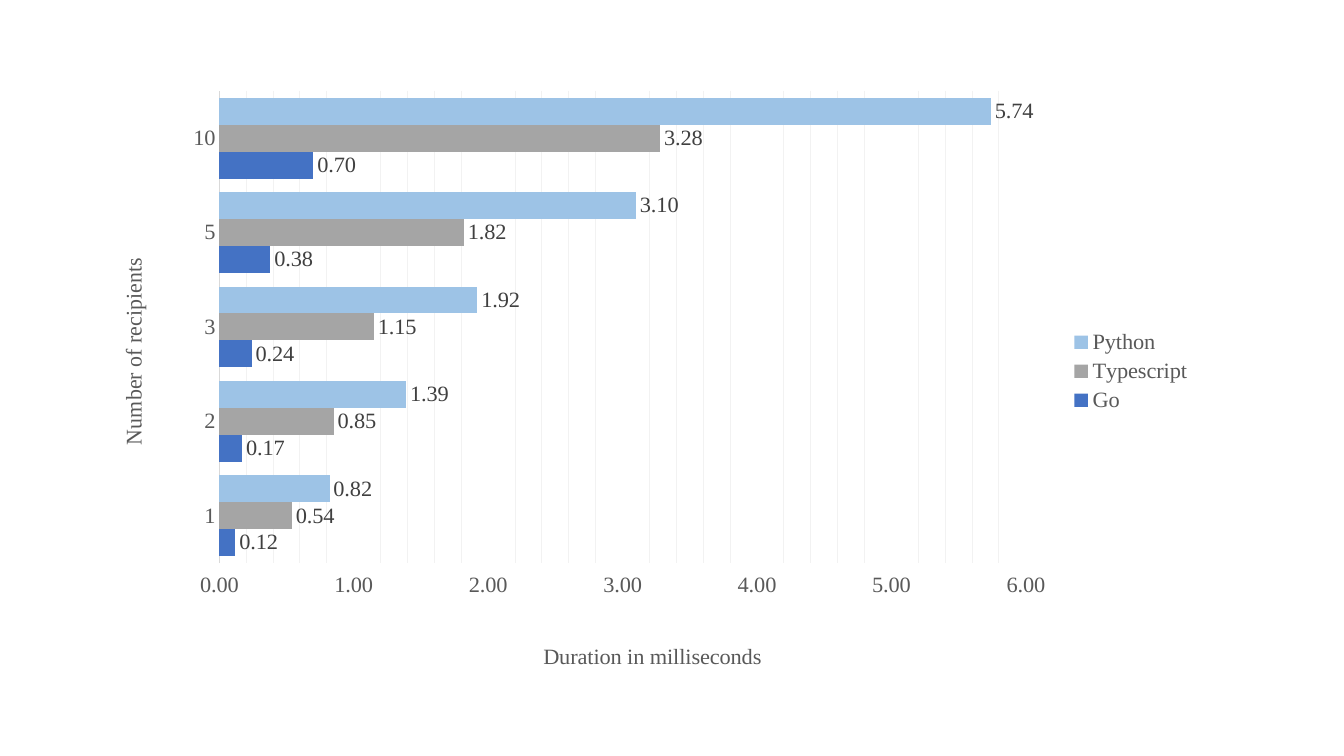
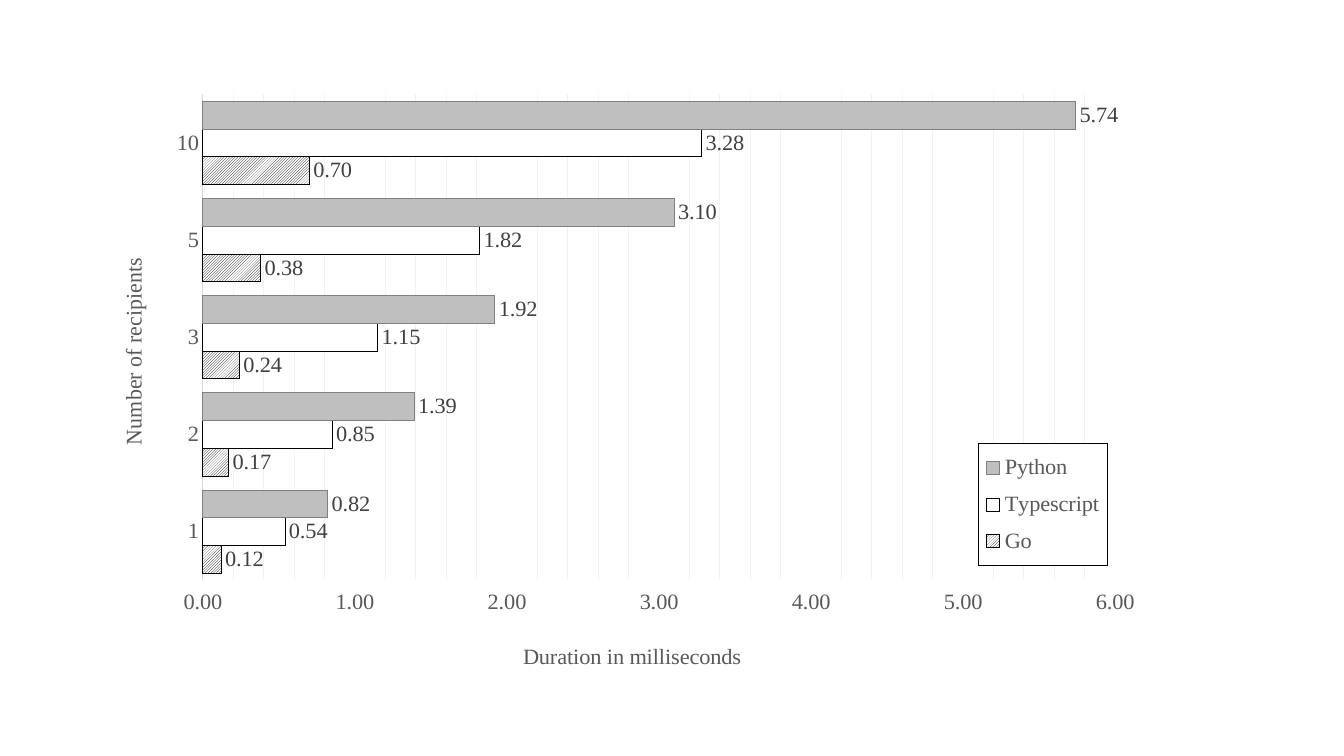
Before and after one commit to haggj/masters-thesis, a slide deck: slide 1 of draft/07-data.pptx. Drawn at 1344x756 pixels with LibreOffice and Linux fonts; fonts in the diff are those of the drawing. Boxes give left, top, right and bottom in pixels: in the first picture for what was removed or moved away, otherwise in the second. Text is boxed around its words. In the diff, an @@ line names an element or a change of style, - is before the commit and + after.

```diff
--- a/draft/07-data.pptx
+++ b/draft/07-data.pptx
@@ bar chart at [115, 80, 1151, 678] @@
@@ colour of Go #4472C4 to pattern #000000 on #FFFFFF @@
@@ colour of Typescript #A5A5A5 to #FFFFFF @@
@@ colour of Python #9DC3E6 to #BFBFBF @@
@@ plot area changed @@
@@ bar chart: place and size @@
-bar chart at [115, 80, 1203, 678]
+bar chart at [115, 80, 1151, 678]
```
Also in this commit, not shown: 1 other slide changed, 2 slides added, 1 slide removed.
